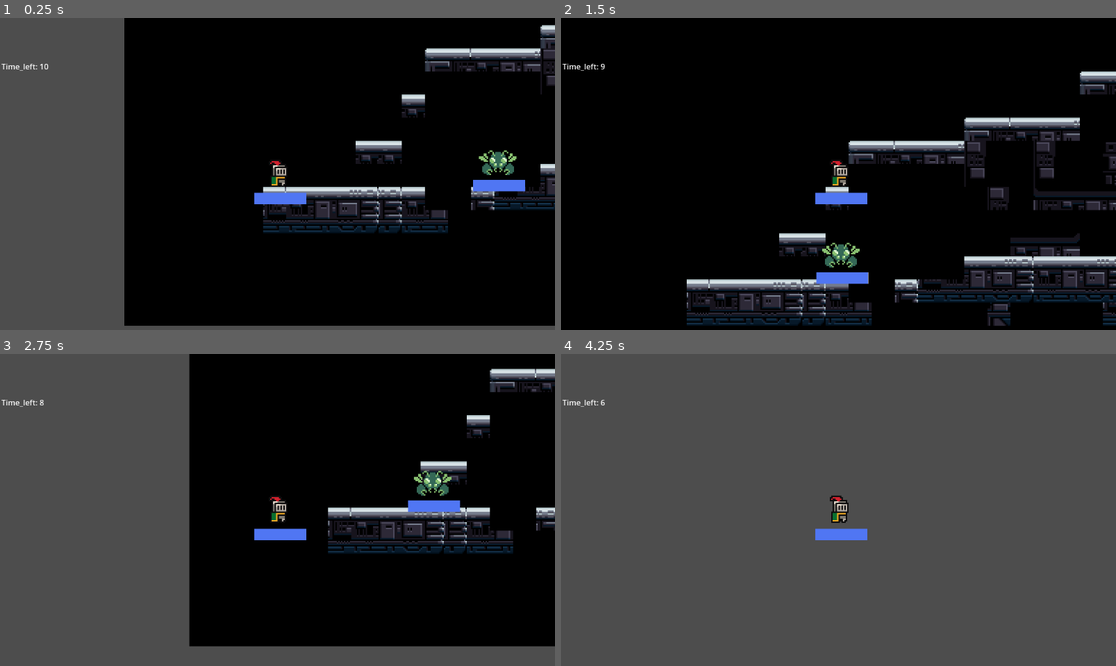
Above: before the commit, frames 1-4 (two rows, left to right).
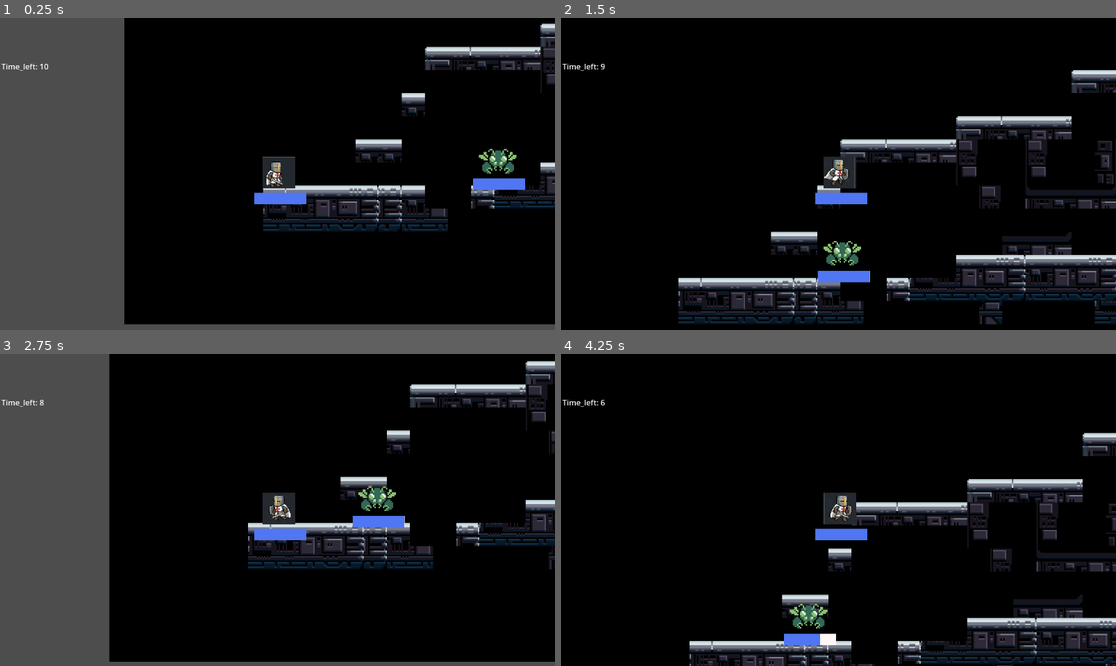
Above: after the commit, the same moments.

Repository: kanishka200518/Patch-game-jam
Game: Godot game, scene res://Scenes/game.tscn
The game is run twice, just before and just after one commit, with the same random seed, the same clock (stepped at 60 frames per second) and the same inputs.
Inputs:
- Up to frame 1 (0.25 s): no input
- Up to frame 2 (1.5 s): tap Enter (ui_accept) at 0.5, 0.77 s; hold Right (ui_right) from 0.53 s (still down); tap E (sword) at 0.6 s; tap Shift (SLOWTIME) at 1.35 s
- Up to frame 3 (2.75 s): tap Enter (ui_accept) at 1.52 s; tap E (sword) at 1.55, 2.1 s; release Right (ui_right) at 2.03 s; hold Left (ui_left) from 2.03 s (still down)
- Up to frame 4 (4.25 s): release Left (ui_left) at 2.78 s; hold Right (ui_right) from 2.78 s (still down); tap E (sword) at 2.85, 3.8 s; tap Enter (ui_accept) at 3.02, 3.77 s; tap Shift (SLOWTIME) at 3.6 s

The runs differ from the first frame. In frame 1, 6.3% of the frame differs, in the area x 22-100%, y 1-99%; in frame 2, 14%; in frame 3, 29%; in frame 4, 98%, in the area x 0-100%, y 0-100%.

Commit message:
animation

Diff:
--- a/Player2.tscn
+++ b/Player2.tscn
@@ -1,51 +1,110 @@
-[gd_scene load_steps=12 format=3 uid="uid://3em15dvwyfw4"]
+[gd_scene load_steps=19 format=3 uid="uid://3em15dvwyfw4"]
 
-[ext_resource type="Texture2D" uid="uid://i2nou2wbv475" path="res://sprites/knight.png" id="1_a06vx"]
 [ext_resource type="Script" uid="uid://dad6h76752dvs" path="res://player_2.gd" id="1_mjxxk"]
+[ext_resource type="Texture2D" uid="uid://ch4rvwv4tc4vh" path="res://Assets/AlienShooterGB_1.0/AlienShooterGB_1.0/Seperated_Assets/Sprites/WhatsApp Image 2026-01-26 at 16.06.36.jpeg" id="2_g3ar4"]
 [ext_resource type="PackedScene" uid="uid://dn247c70me55w" path="res://Scenes/healthbar.tscn" id="3_eyttc"]
 [ext_resource type="Script" uid="uid://delu6pin7sd5r" path="res://Scripts/give_damage.gd" id="4_g3ar4"]
 
 [sub_resource type="CircleShape2D" id="CircleShape2D_g3ar4"]
-radius = 9.055386
+radius = 8.0
 
-[sub_resource type="AtlasTexture" id="AtlasTexture_kpjcp"]
-atlas = ExtResource("1_a06vx")
-region = Rect2(0, 0, 32, 32)
+[sub_resource type="AtlasTexture" id="AtlasTexture_g3ar4"]
+atlas = ExtResource("2_g3ar4")
+region = Rect2(200, 30, 162, 198)
 
-[sub_resource type="AtlasTexture" id="AtlasTexture_kne1u"]
-atlas = ExtResource("1_a06vx")
-region = Rect2(32, 0, 32, 32)
+[sub_resource type="AtlasTexture" id="AtlasTexture_6qrfi"]
+atlas = ExtResource("2_g3ar4")
+region = Rect2(384, 30, 162, 198)
 
-[sub_resource type="AtlasTexture" id="AtlasTexture_e80uo"]
-atlas = ExtResource("1_a06vx")
-region = Rect2(64, 0, 32, 32)
+[sub_resource type="AtlasTexture" id="AtlasTexture_qgh46"]
+atlas = ExtResource("2_g3ar4")
+region = Rect2(360, 426, 162, 198)
 
-[sub_resource type="AtlasTexture" id="AtlasTexture_cxr5p"]
-atlas = ExtResource("1_a06vx")
-region = Rect2(96, 0, 32, 32)
+[sub_resource type="AtlasTexture" id="AtlasTexture_c7vm2"]
+atlas = ExtResource("2_g3ar4")
+region = Rect2(532, 426, 162, 198)
 
-[sub_resource type="SpriteFrames" id="SpriteFrames_mjxxk"]
+[sub_resource type="AtlasTexture" id="AtlasTexture_wycv3"]
+atlas = ExtResource("2_g3ar4")
+region = Rect2(704, 426, 162, 198)
+
+[sub_resource type="AtlasTexture" id="AtlasTexture_t46hy"]
+atlas = ExtResource("2_g3ar4")
+region = Rect2(876, 426, 162, 198)
+
+[sub_resource type="AtlasTexture" id="AtlasTexture_5twf5"]
+atlas = ExtResource("2_g3ar4")
+region = Rect2(698, 999, 166, 199)
+
+[sub_resource type="AtlasTexture" id="AtlasTexture_tya7o"]
+atlas = ExtResource("2_g3ar4")
+region = Rect2(350, 1198, 166, 199)
+
+[sub_resource type="AtlasTexture" id="AtlasTexture_yn16u"]
+atlas = ExtResource("2_g3ar4")
+region = Rect2(524, 999, 166, 199)
+
+[sub_resource type="AtlasTexture" id="AtlasTexture_nc2sl"]
+atlas = ExtResource("2_g3ar4")
+region = Rect2(350, 999, 166, 199)
+
+[sub_resource type="AtlasTexture" id="AtlasTexture_y2vxu"]
+atlas = ExtResource("2_g3ar4")
+region = Rect2(2, 999, 166, 199)
+
+[sub_resource type="SpriteFrames" id="SpriteFrames_5twf5"]
 animations = [{
 "frames": [{
 "duration": 1.0,
-"texture": SubResource("AtlasTexture_kpjcp")
+"texture": SubResource("AtlasTexture_g3ar4")
 }, {
 "duration": 1.0,
-"texture": SubResource("AtlasTexture_kne1u")
+"texture": SubResource("AtlasTexture_6qrfi")
+}],
+"loop": true,
+"name": &"idle",
+"speed": 5.0
+}, {
+"frames": [{
+"duration": 1.0,
+"texture": SubResource("AtlasTexture_qgh46")
 }, {
 "duration": 1.0,
-"texture": SubResource("AtlasTexture_e80uo")
+"texture": SubResource("AtlasTexture_c7vm2")
 }, {
 "duration": 1.0,
-"texture": SubResource("AtlasTexture_cxr5p")
+"texture": SubResource("AtlasTexture_wycv3")
+}, {
+"duration": 1.0,
+"texture": SubResource("AtlasTexture_t46hy")
 }],
 "loop": true,
-"name": &"default",
-"speed": 5.0
+"name": &"run",
+"speed": 12.0
+}, {
+"frames": [{
+"duration": 1.0,
+"texture": SubResource("AtlasTexture_5twf5")
+}, {
+"duration": 1.0,
+"texture": SubResource("AtlasTexture_tya7o")
+}, {
+"duration": 1.0,
+"texture": SubResource("AtlasTexture_yn16u")
+}, {
+"duration": 1.0,
+"texture": SubResource("AtlasTexture_nc2sl")
+}, {
+"duration": 1.0,
+"texture": SubResource("AtlasTexture_y2vxu")
+}],
+"loop": true,
+"name": &"sword",
+"speed": 10.0
 }]
 
 [sub_resource type="CircleShape2D" id="CircleShape2D_eyttc"]
-radius = 15.033297
+radius = 14.0
 
 [node name="CharacterBody2D" type="CharacterBody2D" groups=["Player2"]]
 collision_layer = 4
@@ -56,8 +115,12 @@
 shape = SubResource("CircleShape2D_g3ar4")
 
 [node name="AnimatedSprite2D" type="AnimatedSprite2D" parent="."]
-position = Vector2(0, -3)
-sprite_frames = SubResource("SpriteFrames_mjxxk")
+position = Vector2(0, -1.0000001)
+scale = Vector2(0.13888888, 0.11111112)
+sprite_frames = SubResource("SpriteFrames_5twf5")
+animation = &"sword"
+frame = 1
+frame_progress = 0.43978277
 
 [node name="healthbar" parent="." instance=ExtResource("3_eyttc")]
 offset_left = -17.000002
--- a/player_2.gd
+++ b/player_2.gd
@@ -6,6 +6,8 @@
 var health=100
 var health_max=100
 var health_min=0
+
+@onready var animated_sprite_2d: AnimatedSprite2D = $AnimatedSprite2D
 
 func take_damage(damage:int):
 	health-=damage
@@ -33,4 +35,15 @@
 	else:
 		velocity.x = move_toward(velocity.x, 0, SPEED)
 
+	if direction < 0:
+		animated_sprite_2d.flip_h = true   # face left
+	elif direction > 0:
+		animated_sprite_2d.flip_h = false  # face right
+
+	if velocity.x != 0:
+		animated_sprite_2d.play("run")
+	else:
+		animated_sprite_2d.play("idle")
+
+
 	move_and_slide()
Binary file added: Assets/AlienShooterGB_1.0/AlienShooterGB_1.0/Seperated_Assets/Sprites/WhatsApp Image 2026-01-26 at 16.06.36.jpeg
Not shown, added: Assets/AlienShooterGB_1.0/AlienShooterGB_1.0/Seperated_Assets/Sprites/WhatsApp Image 2026-01-26 at 16.06.36.jpeg.import
